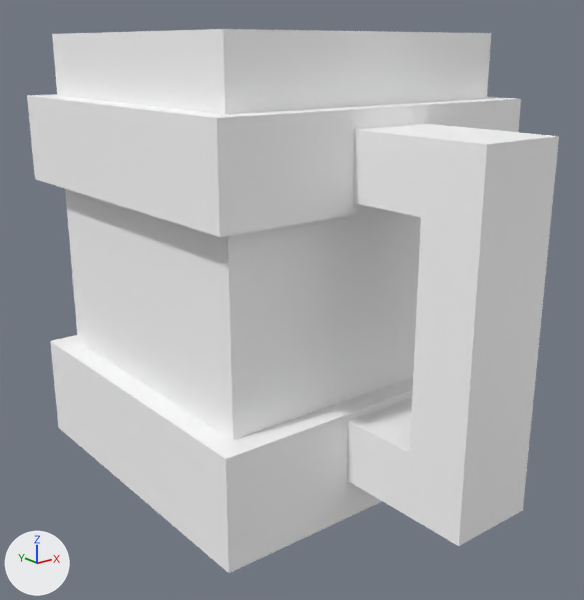
What one commit did to the glTF model assets/synty/simple_fantasy_interiors/models/SM_Prop_Drink_01.glb.
The view is the same before and after, from a camera (50 mm lens) standing at (-0.006, -0.00719, 0.0051) and looking at (-0.00023, 0.00002, 0.00221). Lighting does not change. The marker at lower left points along +X, +Y and +Z.

Script lines for the objects in view, before the commit:
```python
mat_lambert1 = principled_material('lambert1')
mat_lambert1.base_color = (1.0, 1.0, 1.0)  # white #ffffff
mat_lambert1.roughness = 0.553
me_mesh = bpy.data.meshes.new('Mesh')
me_mesh.from_pydata(...)  # 56 vertices, 100 faces; spans x -0.00211..0.00211, y -0.00291..0.00291, z 0.0..0.00525
me_mesh.materials.append(mat_lambert1)  # white #ffffff
ob_sm_prop_drink_01 = bpy.data.objects.new('SM_Prop_Drink_01', me_mesh)
ob_sm_prop_drink_01.location = (0.0, 0.0, 0.0)
```
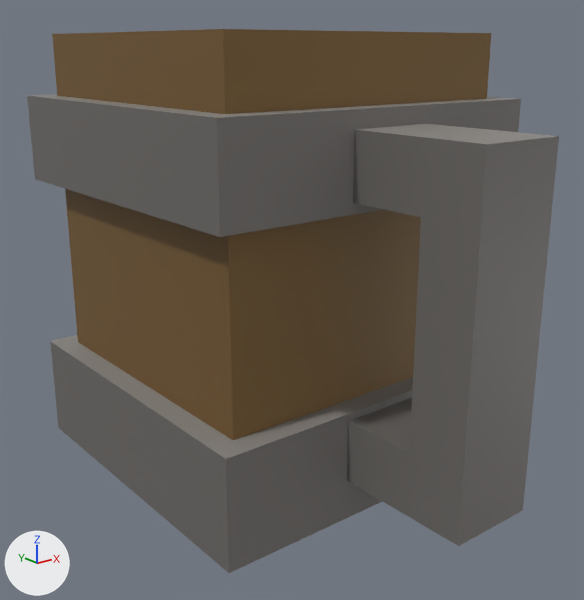
Changed parts and their boxes (x1, y1, x2, y2) in the pictures (584 x 600 px):
'SM_Prop_Drink_01', surface changed
    both: (27, 29, 559, 573)

The edits, one by one:
Picture 'SimpleFantasyInteriorsTexture' (img_simplefantasyinteriorstexture) is new.
In material 'lambert1' (mat_lambert1), base_color is no longer (1.0, 1.0, 1.0), white #ffffff.
In material 'lambert1' (mat_lambert1), texture is now set to img_simplefantasyinteriorstexture.
